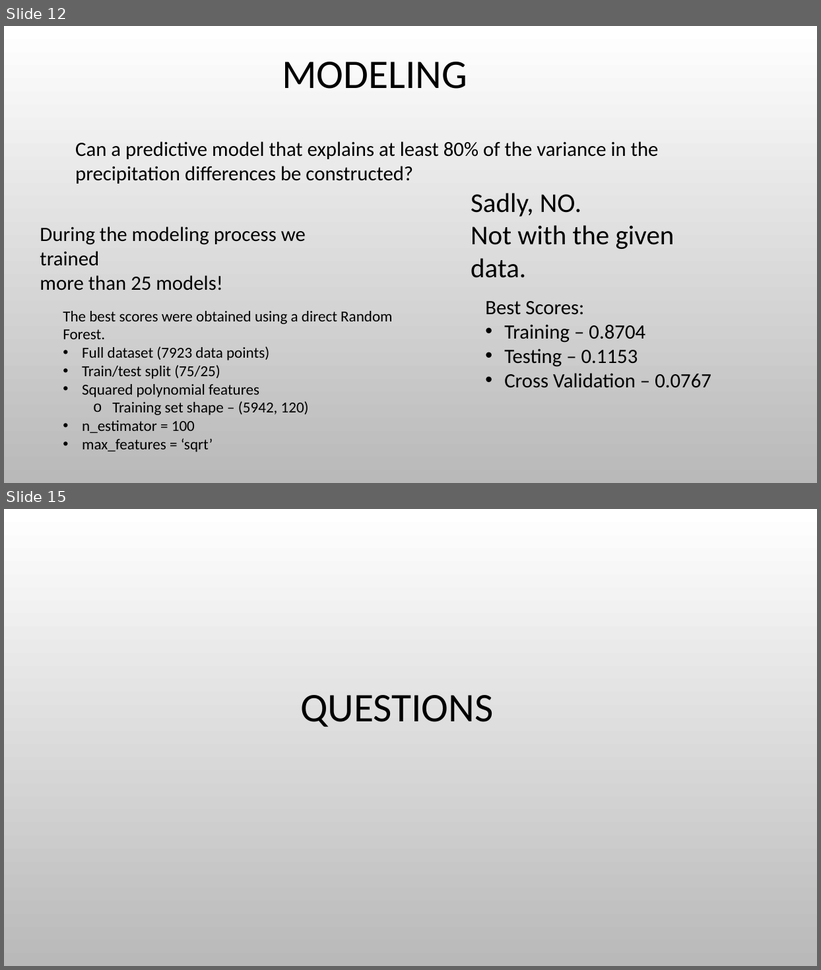
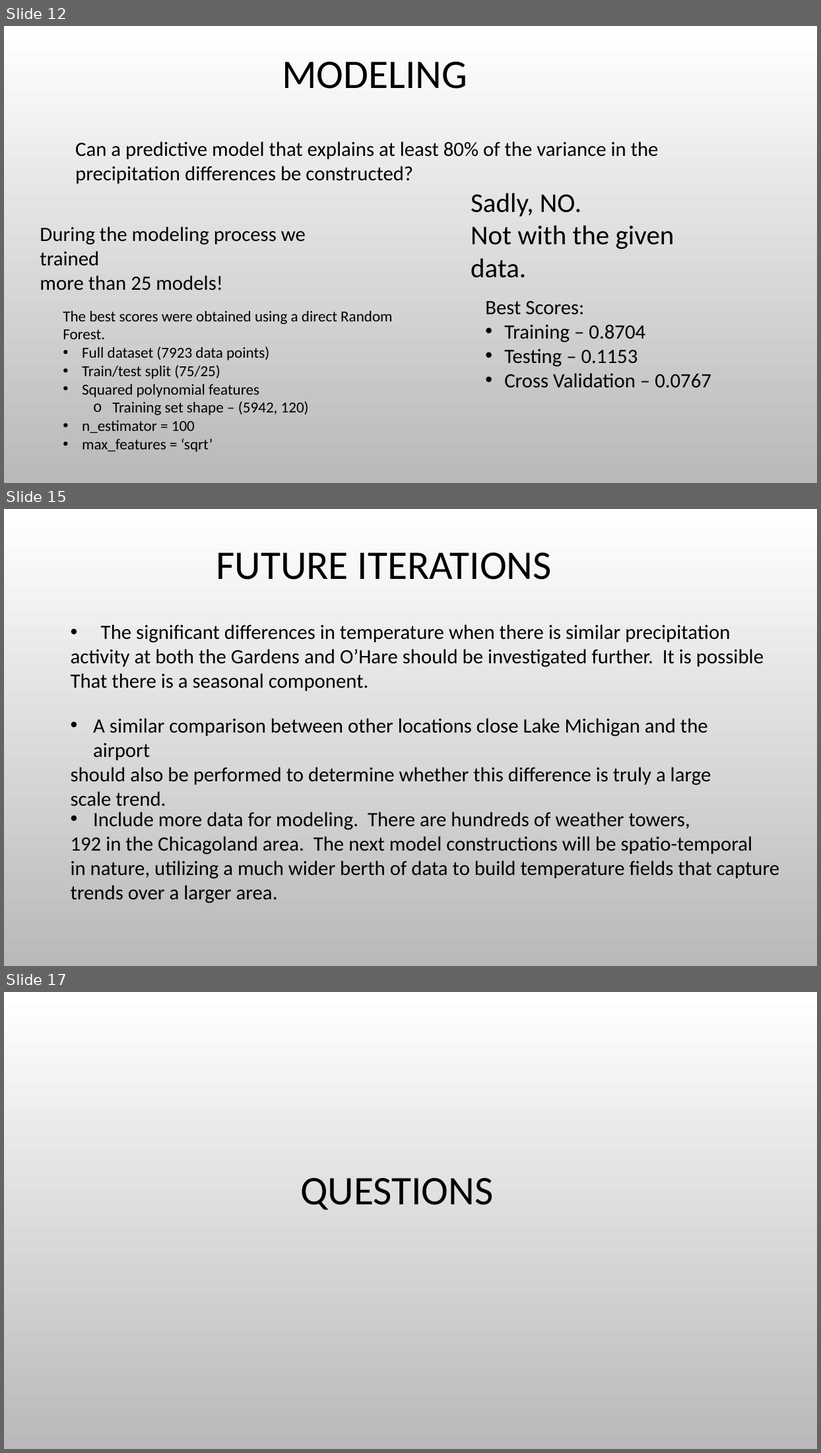
Before and after one commit to BlakeWallace/Lake_Michigan_Influences, a slide deck: slide_deck/Lake_Michigan_Influences.pptx. Shown one above the other, each under a label of ours: slides 12 and 15 before the commit, slides 12, 15 and 17 after it; the slides between them are not shown. The pictures are 821x970 and 821x1453 pixels, drawn with LibreOffice and Linux fonts; fonts in the diff are those of the drawing; background and template pictures are left out. Boxes give left, top, right and bottom in pixels: in the first picture for what was removed or moved away, otherwise in the second. Text is boxed around its words. In the diff, an @@ line names an element or a change of style, - is before the commit and + after.

```diff
--- a/slide_deck/Lake_Michigan_Influences.pptx
+++ b/slide_deck/Lake_Michigan_Influences.pptx
@@ slide 15 added at (4, 509, 817, 966), background picture (left out) @@
@@ title added at (216, 553, 552, 580), 48 pt, text #000000 @@
+FUTURE ITERATIONS
@@ text added at (71, 625, 764, 691), 24 pt, text #000000 @@
+• The significant differences in temperature when there is similar precipitation
+activity at both the Gardens and O’Hare should be investigated further. It is possible
+That there is a seasonal component.
@@ text added at (71, 718, 712, 786), 24 pt, text #000000 @@
+• A similar comparison between other locations close Lake Michigan and the airport
+should also be performed to determine whether this difference is truly a large
+scale trend.
@@ text added at (71, 812, 780, 904), 24 pt, text #000000 @@
+• Include more data for modeling. There are hundreds of weather towers,
+192 in the Chicagoland area. The next model constructions will be spatio-temporal
+in nature, utilizing a much wider berth of data to build temperature fields that capture
+trends over a larger area.
@@ what was slide 15 is now slide 17 @@
```
Also in this commit, not shown: 2 slides changed, 3 other slides added, 2 slides removed, 4 other files.
